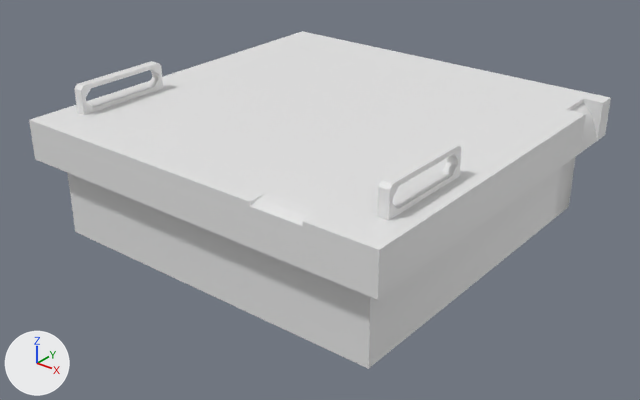
The Blender file DONT_EXPORT/Models/MapBoards/MapBoard1.blend: old version first, new version second.
The view is the same before and after, from a 50 mm camera at (2.5, -3.2, 1.47) aimed at (0.03, -0.11, -0.44). Every picture has the same lights, and +X, +Y and +Z are marked at lower left. The picture after the commit comes second.

The older version as bpy lines, for what is in view:
```python
me_cube = bpy.data.meshes.new('Cube')
me_cube.from_pydata(...)  # 75 vertices, 74 faces; spans x -1.0..1.0, y -1.0..1.0, z -0.6..0.0
me_cube_001 = bpy.data.meshes.new('Cube.001')
me_cube_001.from_pydata(...)  # 112 vertices, 118 faces; spans x -0.9..0.9, y -1.0..0.9, z -0.02..0.14
ob_cube = bpy.data.objects.new('Cube', me_cube)
ob_cube.location = (0.0, 0.0, 0.0)
ob_cube_001 = bpy.data.objects.new('Cube.001', me_cube_001)
ob_cube_001.location = (0.0, 0.0, 0.0)
```
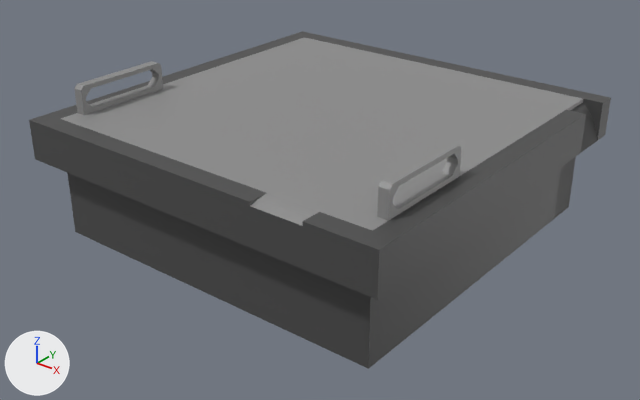
Changed parts and their boxes [x1, y1, x2, y2] in the pictures (640 x 400 px):
'Cube', recoloured (white to dark grey): [29, 31, 611, 369] in both
'Cube.001', recoloured (white to grey): [61, 37, 583, 231] in both

The change, as a diff of the scene's bpy script:
```diff
--- a/DONT_EXPORT/Models/MapBoards/MapBoard1.blend.py
+++ b/DONT_EXPORT/Models/MapBoards/MapBoard1.blend.py
@@ mat_sheet @@
+mat_sheet = principled_material('Sheet')
+mat_sheet.base_color = (0.268, 0.268, 0.268)  # grey #8d8d8d
@@ mat_base @@
+mat_base = principled_material('Base')
+mat_base.base_color = (0.0712, 0.0712, 0.0712)  # dark grey #4b4b4b
@@ me_cube @@
 me_cube.from_pydata(...)  # 75 vertices, 74 faces; spans x -1.0..1.0, y -1.0..1.0, z -0.6..0.0
+me_cube.materials.append(mat_base)  # dark grey #4b4b4b
@@ me_cube_001 @@
 me_cube_001.from_pydata(...)  # 112 vertices, 118 faces; spans x -0.9..0.9, y -1.0..0.9, z -0.02..0.14
+me_cube_001.materials.append(mat_sheet)  # grey #8d8d8d
```
